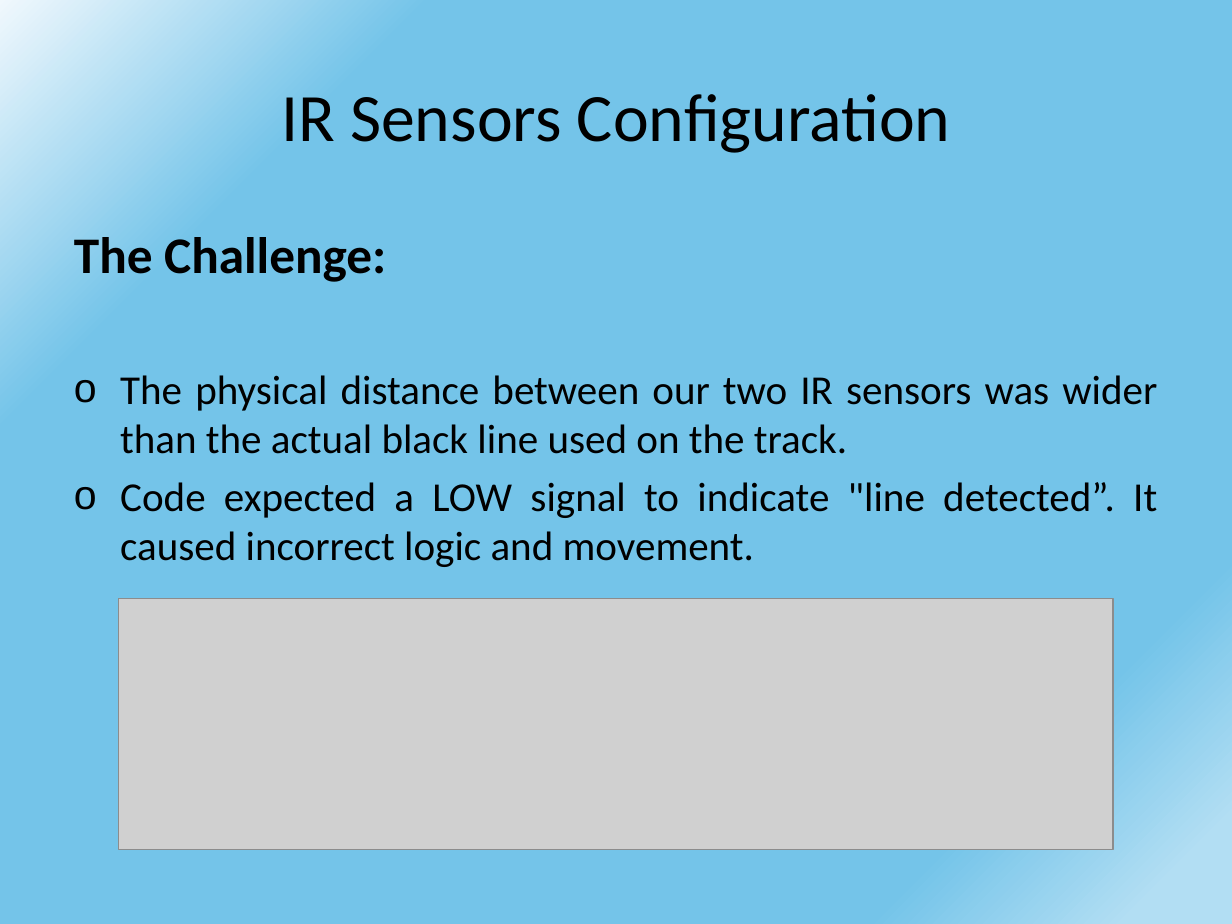
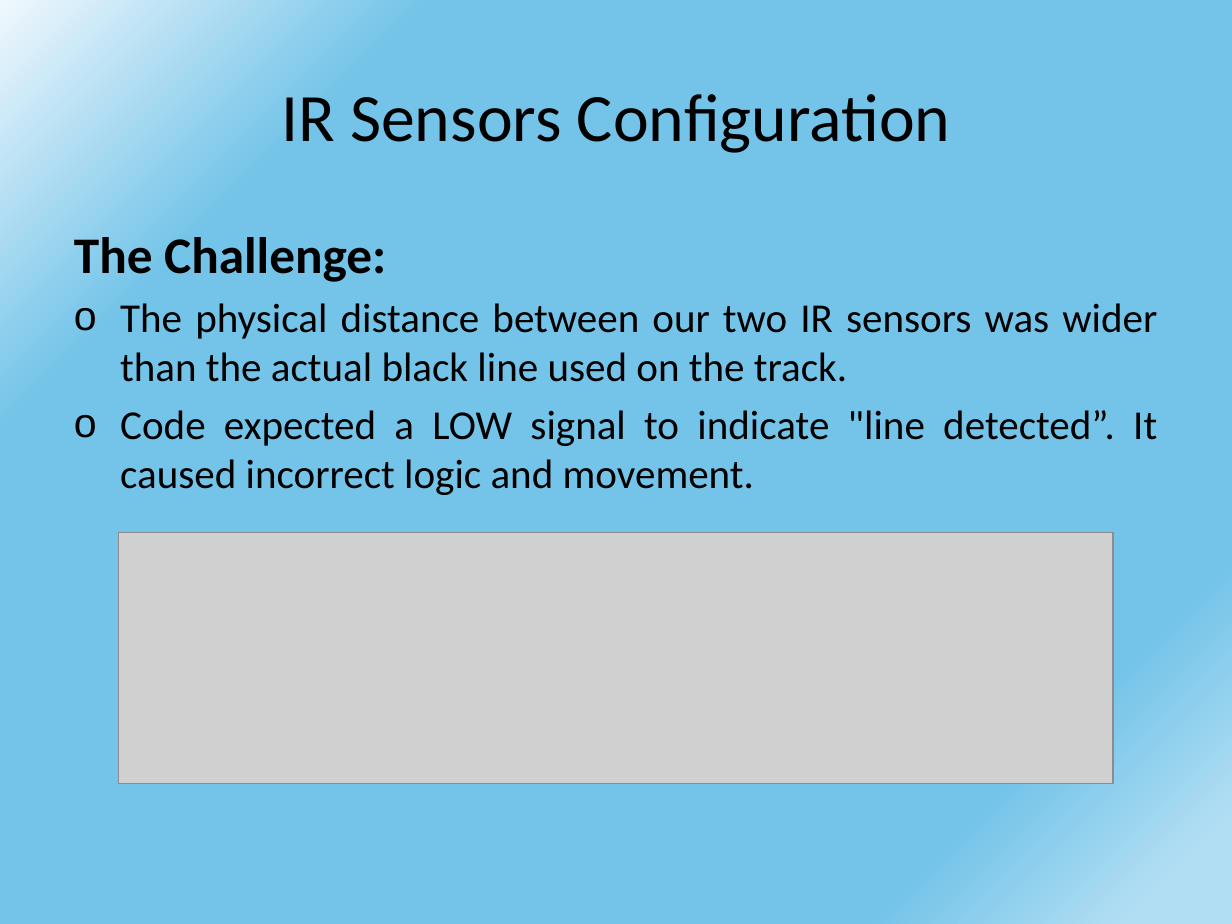
Before and after one commit to DariaShushkova/Autonomous_vehicle_prototype, a slide deck: slide 11 of Presentation.pptx. Drawn at 1232x924 pixels with LibreOffice and Linux fonts; fonts in the diff are those of the drawing; grey boxes stand for pictures. Boxes give left, top, right and bottom in pixels: in the first picture for what was removed or moved away, otherwise in the second. Text is boxed around its words. In the diff, an @@ line names an element or a change of style, - is before the commit and + after.

```diff
--- a/Presentation.pptx
+++ b/Presentation.pptx
@@ text "The Challenge:" rewrapped from [74, 237, 1157, 567] to [74, 237, 1157, 495] @@
@@ picture: place and size @@
-picture at [118, 599, 1112, 850]
+picture at [118, 532, 1112, 784]
```
Also in this commit, not shown: 1 other slide changed, 2 slides added.
